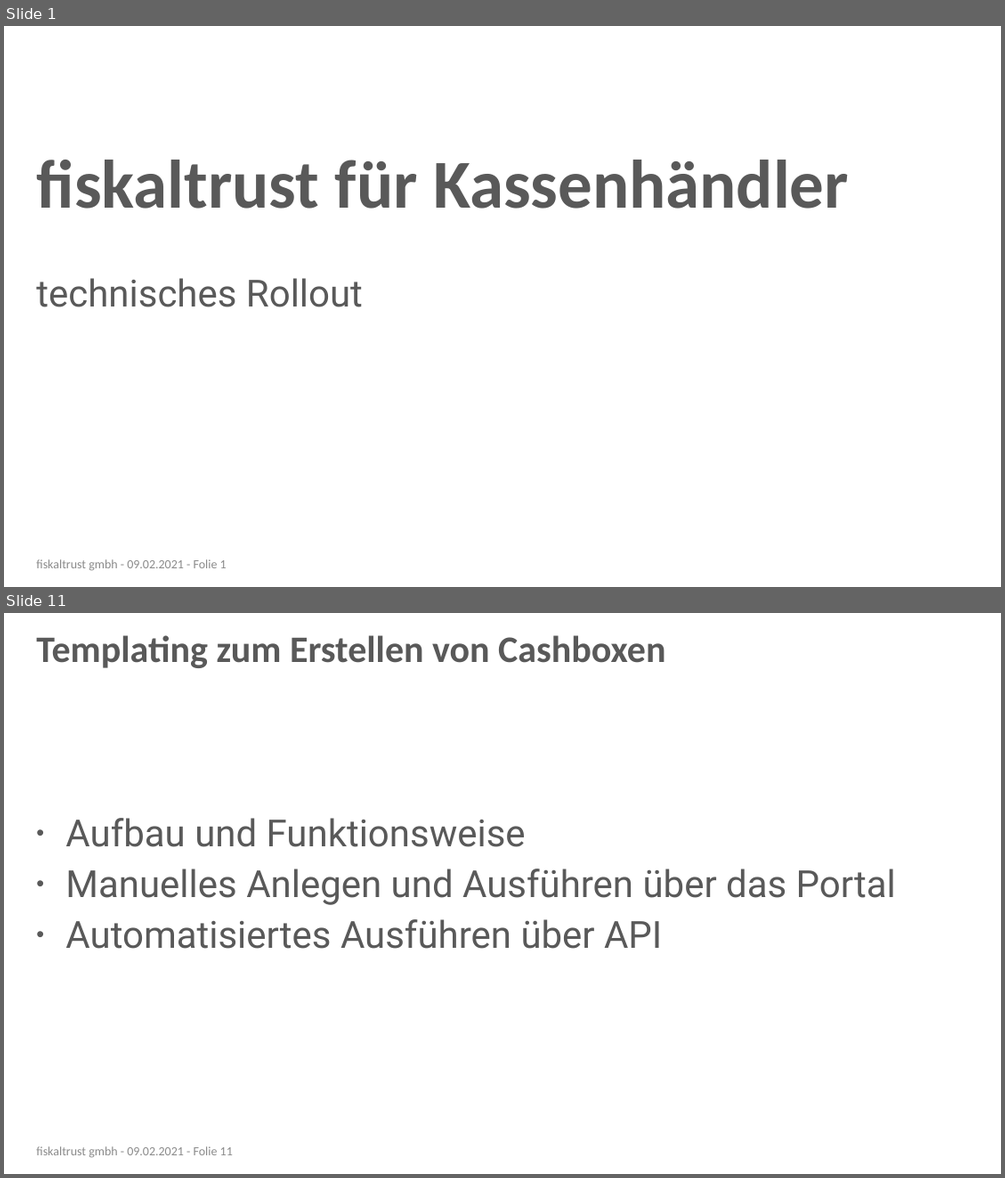
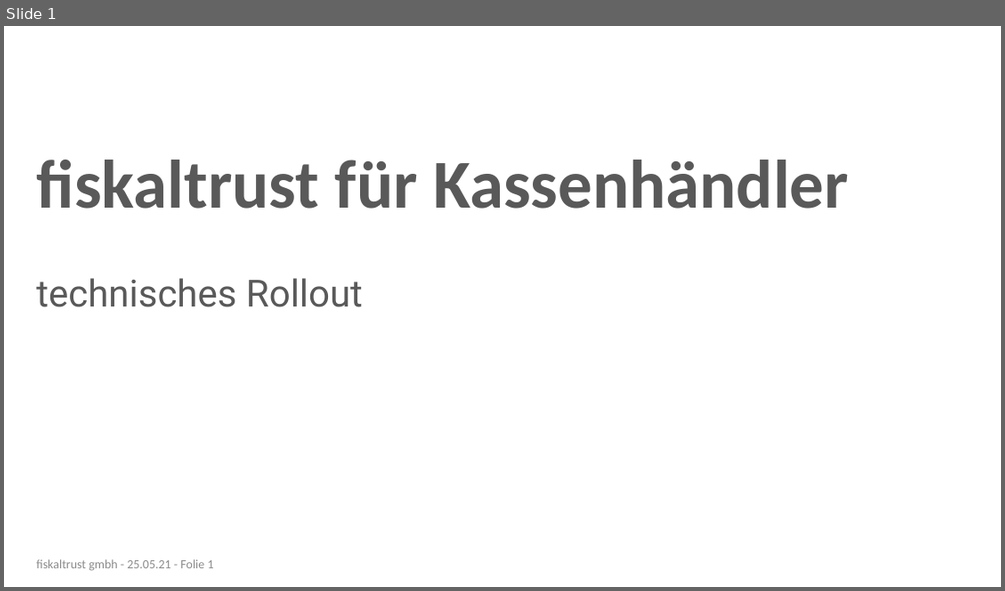
Before and after one commit to fiskaltrust/getting-started, a slide deck: posdealers/presentations/tech/media/posdealer-tech-rollout.pptx. Shown one above the other, each under a label of ours: slides 1 and 11 before the commit, slide 1 after it; the slides between them are not shown. The pictures are 1005x1178 and 1005x591 pixels, drawn with LibreOffice and Linux fonts; fonts in the diff are those of the drawing; background and template pictures are left out. Boxes give left, top, right and bottom in pixels: in the first picture for what was removed or moved away, otherwise in the second. Text is boxed around its words. In the diff, an @@ line names an element or a change of style, - is before the commit and + after.

```diff
--- a/posdealers/presentations/tech/media/posdealer-tech-rollout.pptx
+++ b/posdealers/presentations/tech/media/posdealer-tech-rollout.pptx
@@ slide 11 removed at (x1=4, y1=613, x2=1001, y2=1174), background #FFFFFF @@
@@ title removed at (x1=36, y1=635, x2=665, y2=668) @@
-Templating zum Erstellen von Cashboxen
@@ text removed at (x1=65, y1=818, x2=896, y2=949) @@
-• Aufbau und Funktionsweise
-• Manuelles Anlegen und Ausführen über das Portal
-• Automatisiertes Ausführen über API
@@ text removed at (x1=36, y1=1146, x2=233, y2=1158) @@
-fiskaltrust gmbh - 09.02.2021 - Folie 11
@@ text at (x1=36, y1=559, x2=214, y2=571): text changed @@
-fiskaltrust gmbh - 09.02.2021 - Folie 1
+fiskaltrust gmbh - 25.05.21 - Folie 1
```
Also in this commit, not shown: 10 slides changed, 11 other slides removed, 3 other files.
